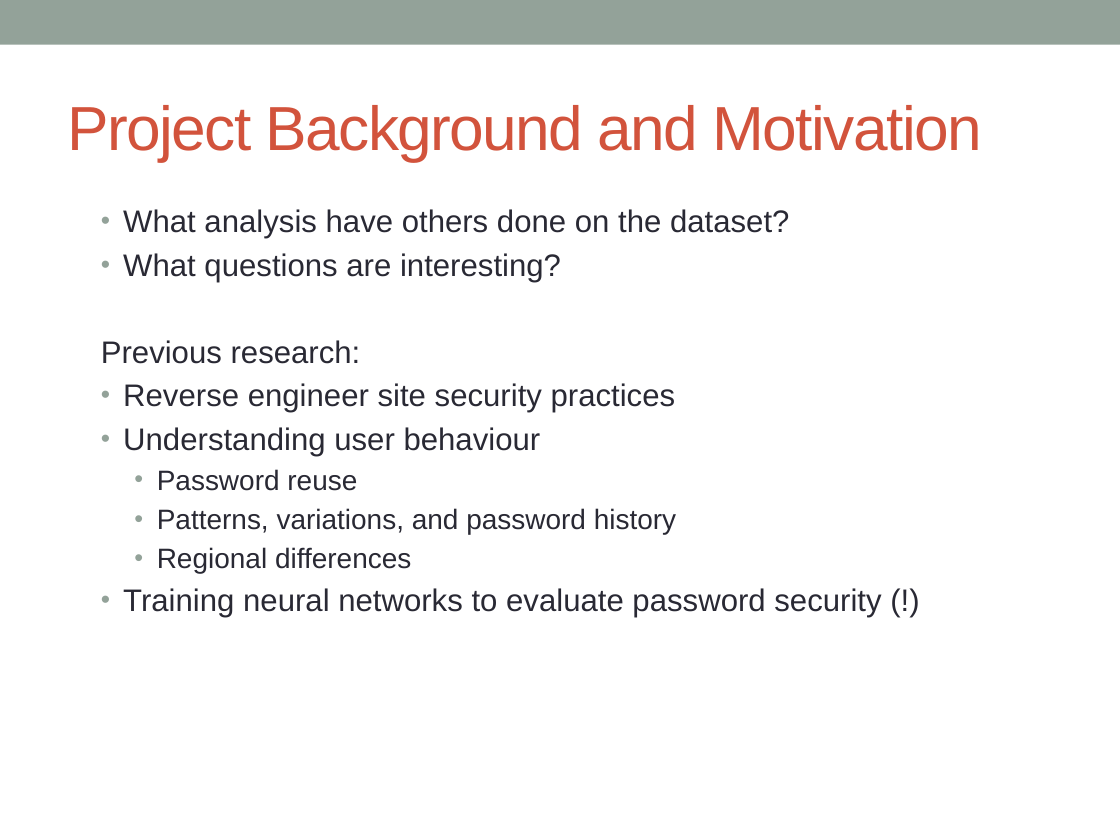
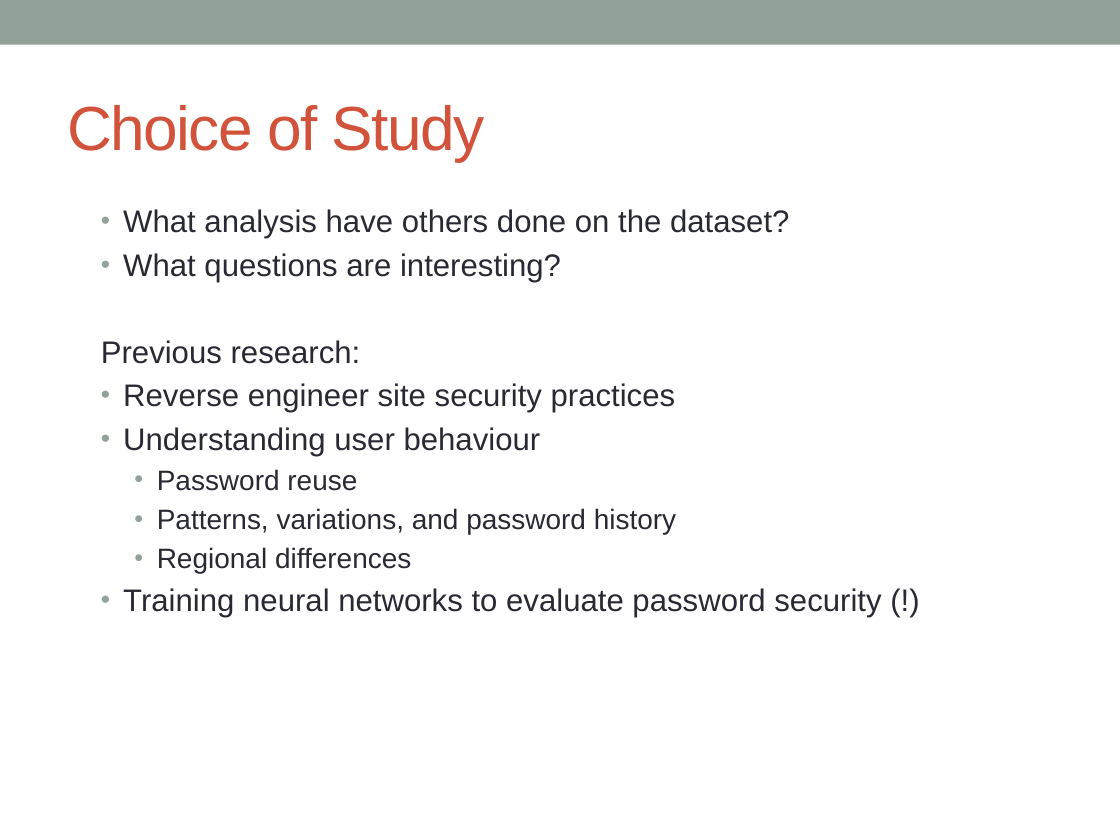
Before and after one commit to ldsa-project-g2/passwords, a slide deck: slide 10 of presentation/group_presentation.pptx (slide 6 before the commit). Drawn at 1120x840 pixels with LibreOffice and Linux fonts; fonts in the diff are those of the drawing. Boxes give left, top, right and bottom in pixels: in the first picture for what was removed or moved away, otherwise in the second. Text is boxed around its words. In the diff, an @@ line names an element or a change of style, - is before the commit and + after.

```diff
--- a/presentation/group_presentation.pptx
+++ b/presentation/group_presentation.pptx
@@ title at (67, 105, 485, 162): text changed @@
-Project Background and Motivation
+Choice of Study
```
Also in this commit, not shown: 1 other slide changed, 4 slides added.
